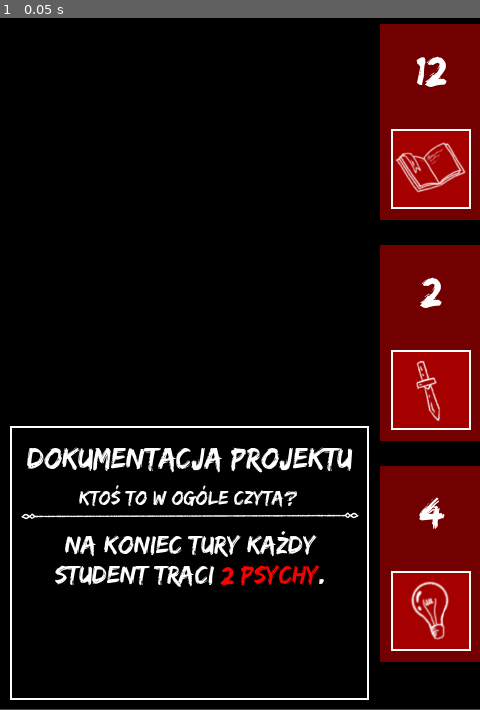
Above: before the commit, frame 1.
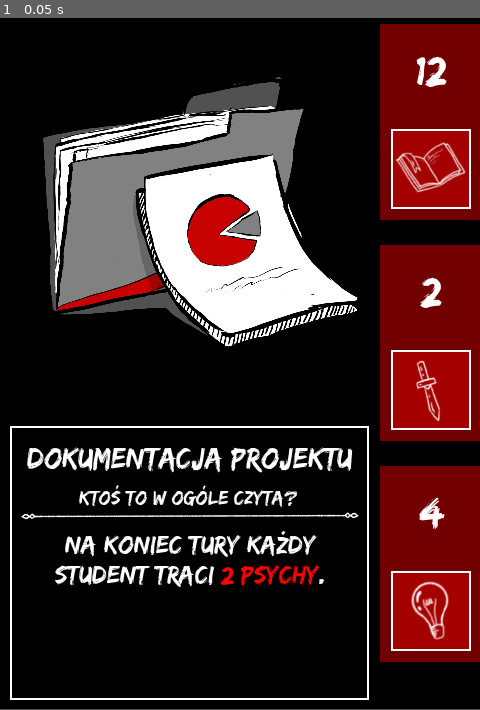
Above: after the commit, the same moment.

Repository: Kris0211/card_gen
Game: Godot game, scene res://cards/assignments/DokumentacjaProjektu.tscn
Same seed, same stepped clock (60 frames per second), same inputs: the game is played once before the commit and once after it. This scene is started directly instead of the project's main scene.
Inputs:
- Up to frame 1 (0.05 s): no input

The runs differ from the first frame. In frame 1, 15% of the frame differs, in the area x 8-75%, y 8-48%.
Error in both runs: Invalid assignment of property or key 'texture' with value of type 'Nil' on a base object of type 'null instance'. (res://logic/StatedCard.gd:23)

Commit message:
change: more imagge

Diff:
--- a/cards/assignments/DokumentacjaProjektu.tscn
+++ b/cards/assignments/DokumentacjaProjektu.tscn
@@ -1,6 +1,7 @@
-[gd_scene load_steps=2 format=3 uid="uid://cifd2lu5a76py"]
+[gd_scene load_steps=3 format=3 uid="uid://cifd2lu5a76py"]
 
 [ext_resource type="PackedScene" uid="uid://d4mlv7l1yrpco" path="res://logic/StatedCard.tscn" id="1_p0b0k"]
+[ext_resource type="Texture2D" uid="uid://b2qvot4xxteyp" path="res://images/tasks/sprawozdanie3.png" id="2_njk7u"]
 
 [node name="StatedCard" instance=ExtResource("1_p0b0k")]
 first_stat_icon = null
@@ -8,10 +9,18 @@
 third_stat_icon = null
 second_stat_value = "2"
 third_stat_value = "4"
+card_icon = ExtResource("2_njk7u")
 card_name = "Dokumentacja Projektu"
 card_flavour = "ktoś to w ogóle czyta?"
 card_text = "Na koniec tury każdy student traci [color=#FF0000]2 Psychy[/color]."
 amount = 0
+
+[node name="Image" parent="." index="5"]
+offset_left = -6.0
+offset_top = 27.0
+offset_right = 374.0
+offset_bottom = 454.0
+texture = ExtResource("2_njk7u")
 
 [node name="Name" parent="." index="6"]
 offset_top = 450.0
--- a/cards/assignments/KolosOpenBook.tscn
+++ b/cards/assignments/KolosOpenBook.tscn
@@ -1,15 +1,20 @@
-[gd_scene load_steps=2 format=3 uid="uid://qa2bkyfau3tj"]
+[gd_scene load_steps=3 format=3 uid="uid://qa2bkyfau3tj"]
 
 [ext_resource type="PackedScene" uid="uid://d4mlv7l1yrpco" path="res://logic/StatedCard.tscn" id="1_eheyv"]
+[ext_resource type="Texture2D" uid="uid://c4nmpchyoux8d" path="res://images/tasks/kolos_z_matmy.png" id="2_5q0n8"]
 
 [node name="StatedCard" instance=ExtResource("1_eheyv")]
 first_stat_value = "0"
 second_stat_value = "9"
 third_stat_value = "14"
+card_icon = ExtResource("2_5q0n8")
 card_name = "Kolos \"open book\""
 card_flavour = "Wiedza jest, czasu nie ma."
 card_text = "Gdy wyrzucisz [color=#FF0000]Wiedzę[/color], przerzuć tę kość. Wiedza zawsze wynosi 0. Na koniec tury każdy student traci
 [color=#FF0000]0 Psychy + 1[/color] za każdą turę."
+
+[node name="Image" parent="." index="5"]
+texture = ExtResource("2_5q0n8")
 
 [node name="Name" parent="." index="6"]
 offset_left = 1.0
--- a/cards/assignments/NudneSprawko.tscn
+++ b/cards/assignments/NudneSprawko.tscn
@@ -1,28 +1,40 @@
-[gd_scene load_steps=2 format=3 uid="uid://fycppet1evjr"]
+[gd_scene load_steps=3 format=3 uid="uid://fycppet1evjr"]
 
 [ext_resource type="PackedScene" uid="uid://d4mlv7l1yrpco" path="res://logic/StatedCard.tscn" id="1_niptw"]
+[ext_resource type="Texture2D" uid="uid://b2qvot4xxteyp" path="res://images/tasks/sprawozdanie3.png" id="2_tyg1y"]
 
 [node name="StatedCard" instance=ExtResource("1_niptw")]
 first_stat_value = "10"
 second_stat_value = "2"
 third_stat_value = "6"
+card_icon = ExtResource("2_tyg1y")
 card_name = "Nudne sprawko"
 card_flavour = "Normalnie zaraz usnę...."
 card_text = "Na koniec tury każdy student traci [color=#FF0000]2 Psychy[/color]."
 center_text = true
 
-[node name="Name" parent="." index="4"]
+[node name="Image" parent="." index="5"]
+offset_left = -1.0
+offset_top = 27.0
+offset_right = 379.0
+offset_bottom = 454.0
+texture = ExtResource("2_tyg1y")
+
+[node name="Name" parent="." index="6"]
 text = "[center]Nudne sprawko[/center]"
 
-[node name="Flavour" parent="." index="5"]
+[node name="Flavour" parent="." index="7"]
 text = "[center][i]Normalnie zaraz usnę....[/i][/center]"
 
-[node name="CardText" parent="." index="7"]
+[node name="CardText" parent="." index="9"]
 text = "
 [center]Na koniec tury każdy student traci [color=#FF0000]2 Psychy[/color].[/center]"
 
 [node name="Value" parent="Stats/Stat1" index="0"]
 text = "[center]10[/center]"
 
+[node name="Value" parent="Stats/Stat2" index="0"]
+text = "[center]2[/center]"
+
 [node name="Value" parent="Stats/Stat3" index="0"]
 text = "[center]6[/center]"
--- a/cards/assignments/UpierdliweSprawko.tscn
+++ b/cards/assignments/UpierdliweSprawko.tscn
@@ -1,15 +1,24 @@
-[gd_scene load_steps=2 format=3 uid="uid://cilout47yjq72"]
+[gd_scene load_steps=3 format=3 uid="uid://cilout47yjq72"]
 
 [ext_resource type="PackedScene" uid="uid://d4mlv7l1yrpco" path="res://logic/StatedCard.tscn" id="1_yc0ne"]
+[ext_resource type="Texture2D" uid="uid://b2qvot4xxteyp" path="res://images/tasks/sprawozdanie3.png" id="2_3ejdj"]
 
 [node name="StatedCard" instance=ExtResource("1_yc0ne")]
 first_stat_value = "2"
 second_stat_value = "5"
 third_stat_value = "8"
+card_icon = ExtResource("2_3ejdj")
 card_name = "Upierdliwe sprawko"
 card_flavour = "Chyba zaraz mnie coś strzeli!"
 card_text = "Na koniec tury każdy student traci [color=#FF0000]3 Psychy[/color]."
 center_text = true
+
+[node name="Image" parent="." index="5"]
+offset_left = -6.0
+offset_top = 13.0
+offset_right = 374.0
+offset_bottom = 440.0
+texture = ExtResource("2_3ejdj")
 
 [node name="Name" parent="." index="6"]
 offset_left = 3.0
--- a/cards/assignments/WyznaczanieWyznacznika.tscn
+++ b/cards/assignments/WyznaczanieWyznacznika.tscn
@@ -1,15 +1,24 @@
-[gd_scene load_steps=2 format=3 uid="uid://dhj4rnh8vyyn6"]
+[gd_scene load_steps=3 format=3 uid="uid://dhj4rnh8vyyn6"]
 
 [ext_resource type="PackedScene" uid="uid://d4mlv7l1yrpco" path="res://logic/StatedCard.tscn" id="1_1iay7"]
+[ext_resource type="Texture2D" uid="uid://c4nmpchyoux8d" path="res://images/tasks/kolos_z_matmy.png" id="2_xgwaj"]
 
 [node name="StatedCard" instance=ExtResource("1_1iay7")]
 first_stat_value = "5"
 second_stat_value = "2"
 third_stat_value = "8"
+card_icon = ExtResource("2_xgwaj")
 card_name = "Wyznaczanie wyznacznika"
 card_flavour = "ona jest 10 na 10 i dolnotrójkątna"
 card_text = "Na koniec tury każdy student traci [color=#FF0000]3 Psychy[/color]."
 center_text = true
+
+[node name="Image" parent="." index="5"]
+offset_left = 15.0
+offset_top = 20.0
+offset_right = 357.0
+offset_bottom = 414.0
+texture = ExtResource("2_xgwaj")
 
 [node name="Name" parent="." index="6"]
 offset_left = -2.0
Binary file added: images/tasks/sprawozdanie3.png
Not shown, added: images/tasks/sprawozdanie3.png.import
